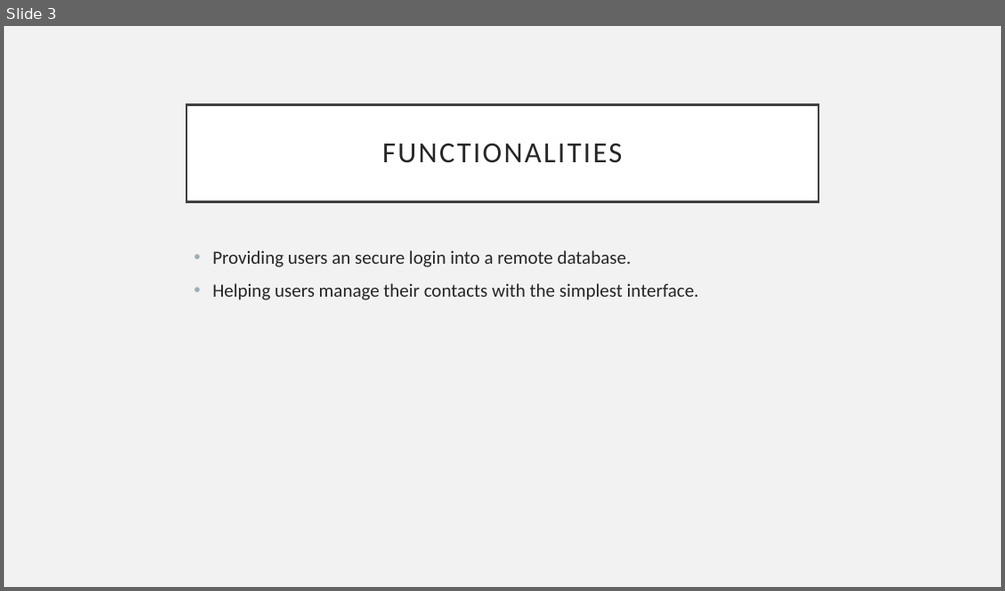
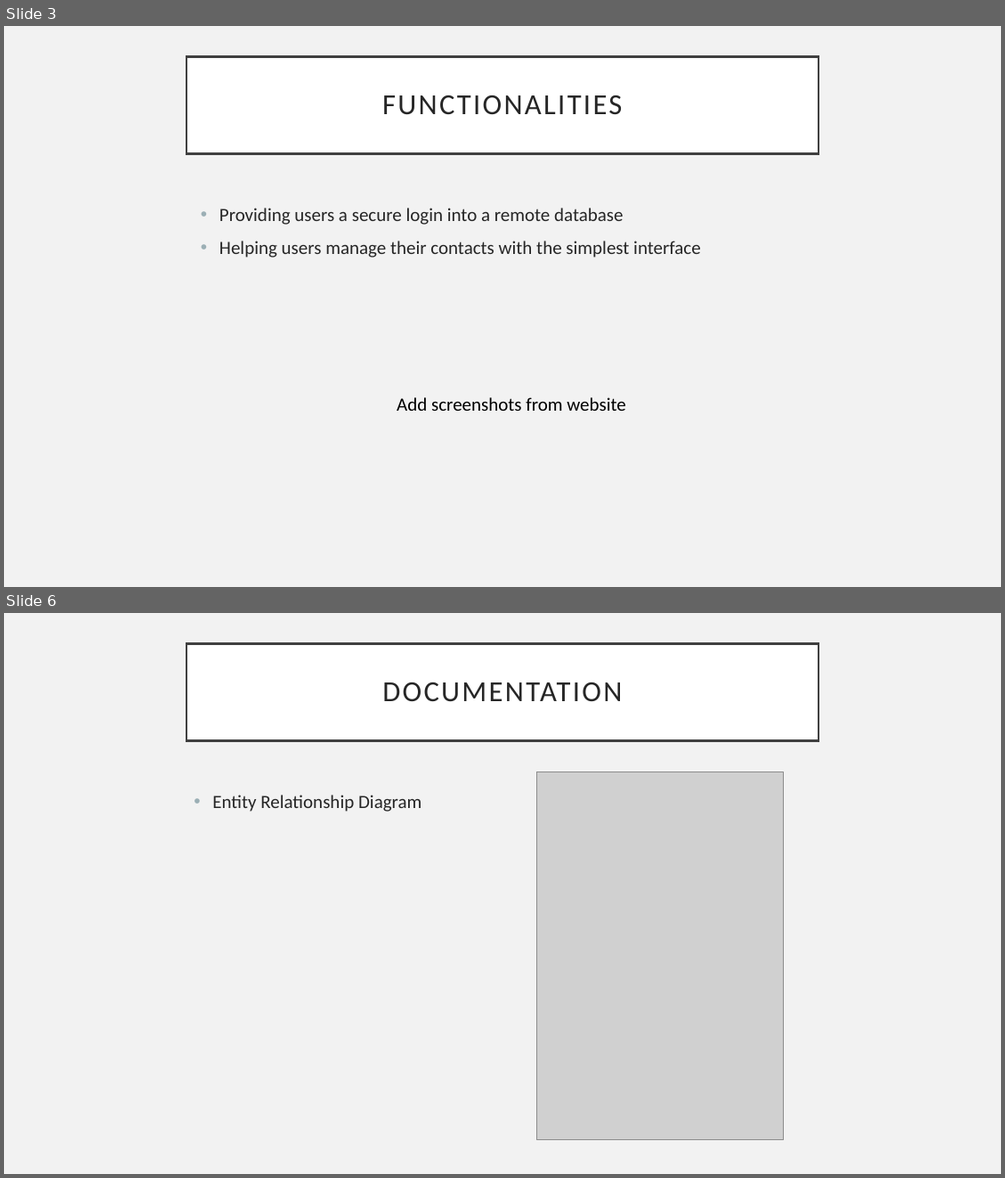
Before and after one commit to SudoKudo/P.O.O.P-Small-Project, a slide deck: SmallProject-Slides.pptx. Shown one above the other, each under a label of ours: slide 3 before the commit, slides 3 and 6 after it; the slides between them are not shown. The pictures are 1005x591 and 1005x1178 pixels, drawn with LibreOffice and Linux fonts; fonts in the diff are those of the drawing; grey boxes stand for pictures. Boxes give left, top, right and bottom in pixels: in the first picture for what was removed or moved away, otherwise in the second. Text is boxed around its words. In the diff, an @@ line names an element or a change of style, - is before the commit and + after.

```diff
--- a/SmallProject-Slides.pptx
+++ b/SmallProject-Slides.pptx
@@ slide 6 added at [4,613,1001,1174], background #F2F2F2 @@
@@ title added at [186,643,818,741], fill #FFFFFF, outline #404040 2.5 pt, 28 pt, text #262626 @@
+DOCUMENTATION
@@ picture added at [536,771,783,1140] @@
@@ text added at [212,795,421,811], 18 pt, text #262626 @@
+• Entity Relationship Diagram
@@ slide 3 changed as well @@
@@ title "FUNCTIONALITIES": place and size @@
-title "FUNCTIONALITIES" at [186,104,818,201]
+title "FUNCTIONALITIES" at [186,56,818,154]
@@ text at [219,208,701,257]: text changed @@
-• Providing users an secure login into a remote database.
-• Helping users manage their contacts with the simplest interface.
+• Providing users a secure login into a remote database
+• Helping users manage their contacts with the simplest interface
@@ text added at [396,397,625,410], 18 pt, text #000000 @@
+Add screenshots from website
```
Also in this commit, not shown: 5 other slides changed, 3 other slides added, 5 slides removed.
